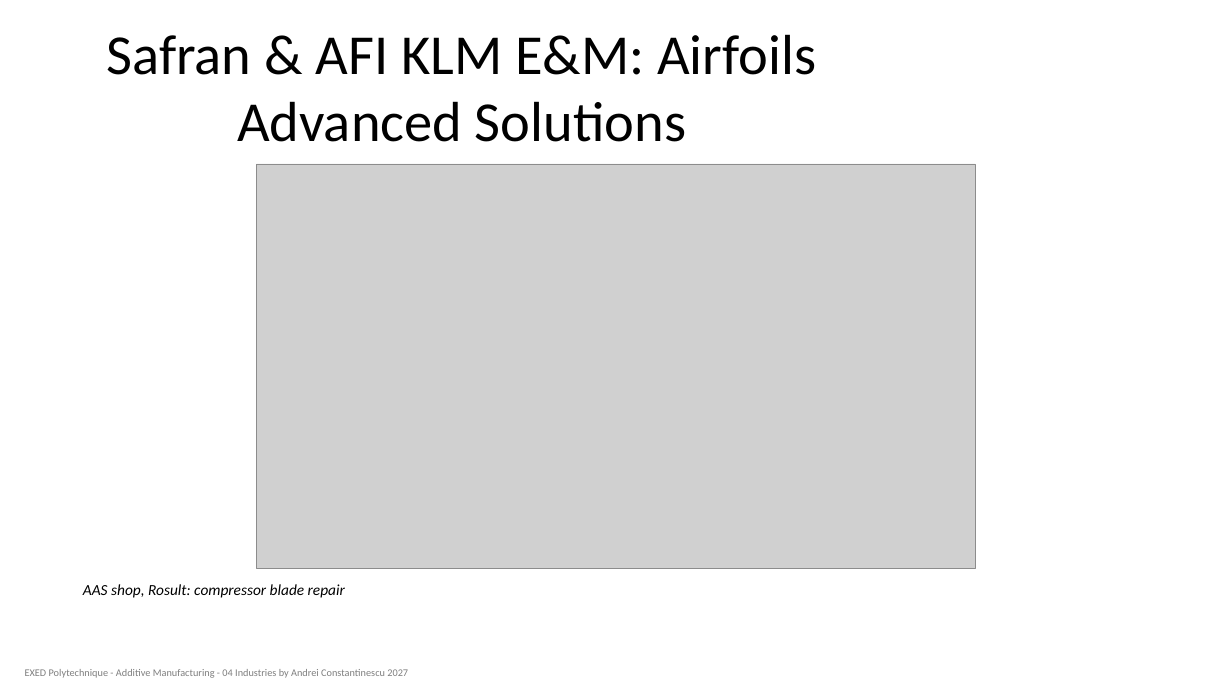
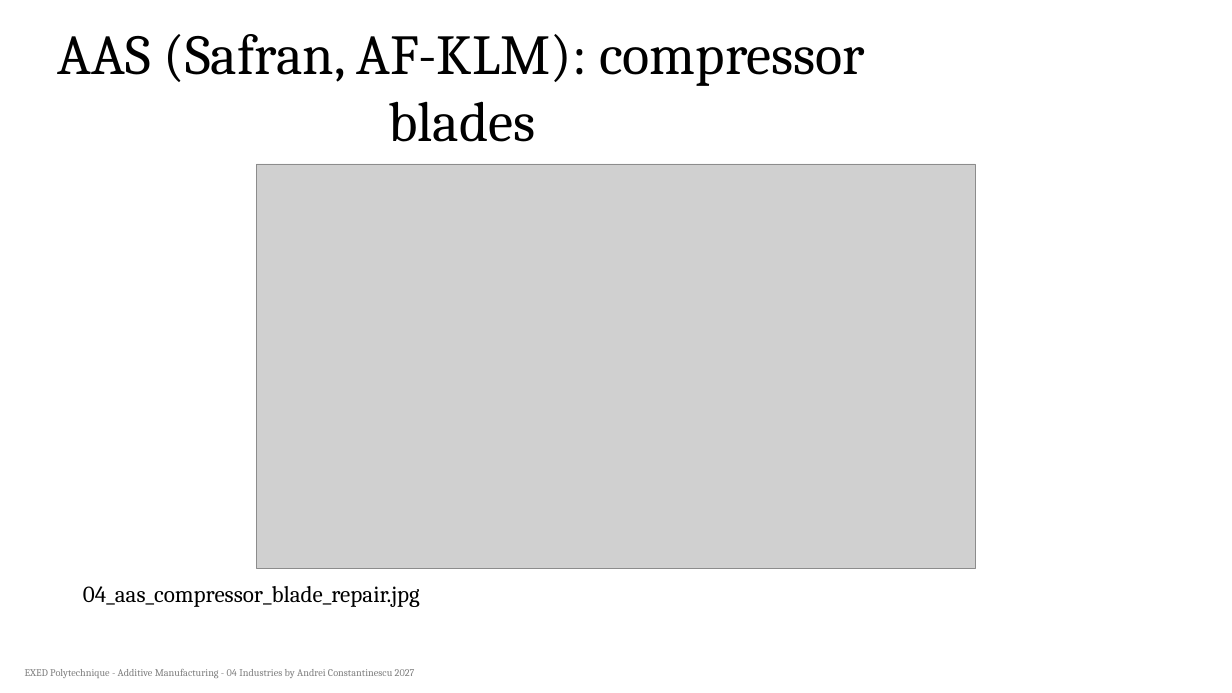
Before and after one commit to aconstant-lms/X-FabAdd, a slide deck: slide 15 of 04_industries/slides/04_am_repair_figures_test.pptx. Drawn at 1232x693 pixels with LibreOffice and Linux fonts; fonts in the diff are those of the drawing; grey boxes stand for pictures. Boxes give left, top, right and bottom in pixels: in the first picture for what was removed or moved away, otherwise in the second. Text is boxed around its words. In the diff, an @@ line names an element or a change of style, - is before the commit and + after.

```diff
--- a/04_industries/slides/04_am_repair_figures_test.pptx
+++ b/04_industries/slides/04_am_repair_figures_test.pptx
@@ title at (x1=58, y1=34, x2=865, y2=142): text changed; font Calibri to Cambria @@
-Safran & AFI KLM E&M: Airfoils Advanced Solutions
+AAS (Safran, AF-KLM): compressor blades
@@ text at (x1=83, y1=586, x2=420, y2=607): text changed; size 12 to 18 pt; font Calibri to Cambria; italic off @@
-AAS shop, Rosult: compressor blade repair
+04_aas_compressor_blade_repair.jpg
@@ text "EXED Polytechnique - Additive Manufacturing ..." at (x1=25, y1=669, x2=415, y2=678): font Calibri to Cambria @@
```
Also in this commit, not shown: 14 other slides changed.
